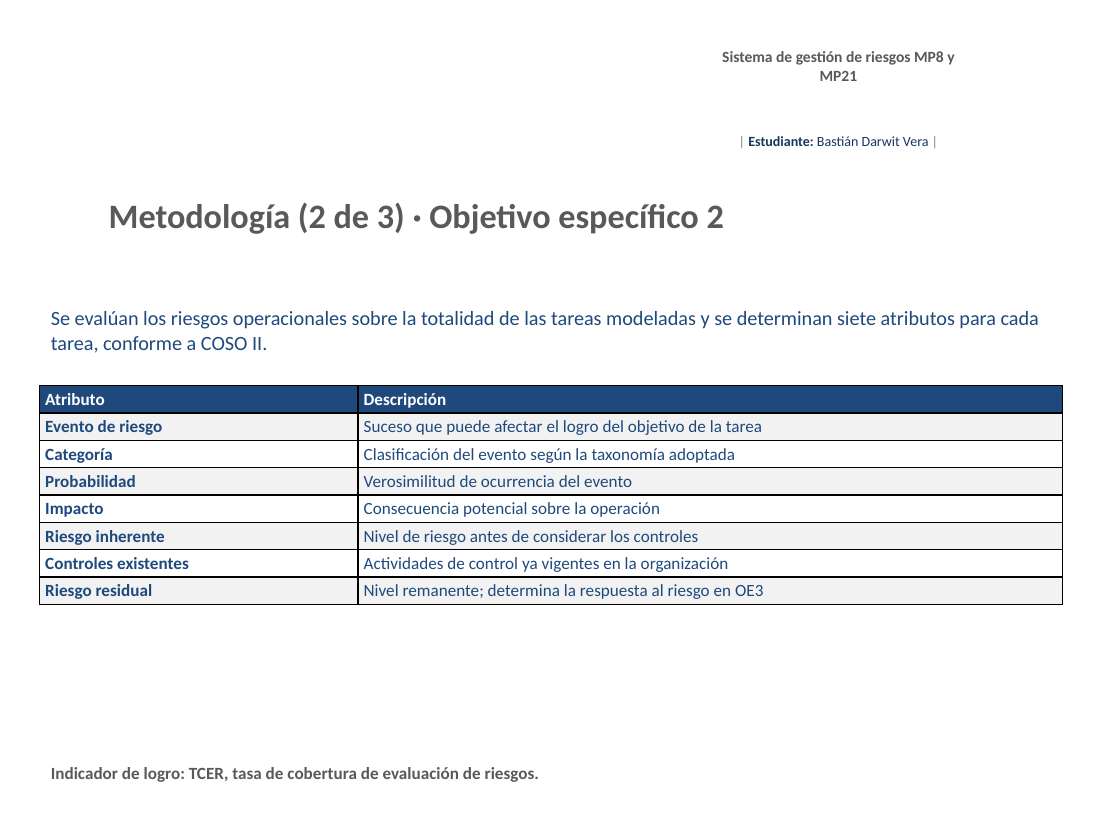
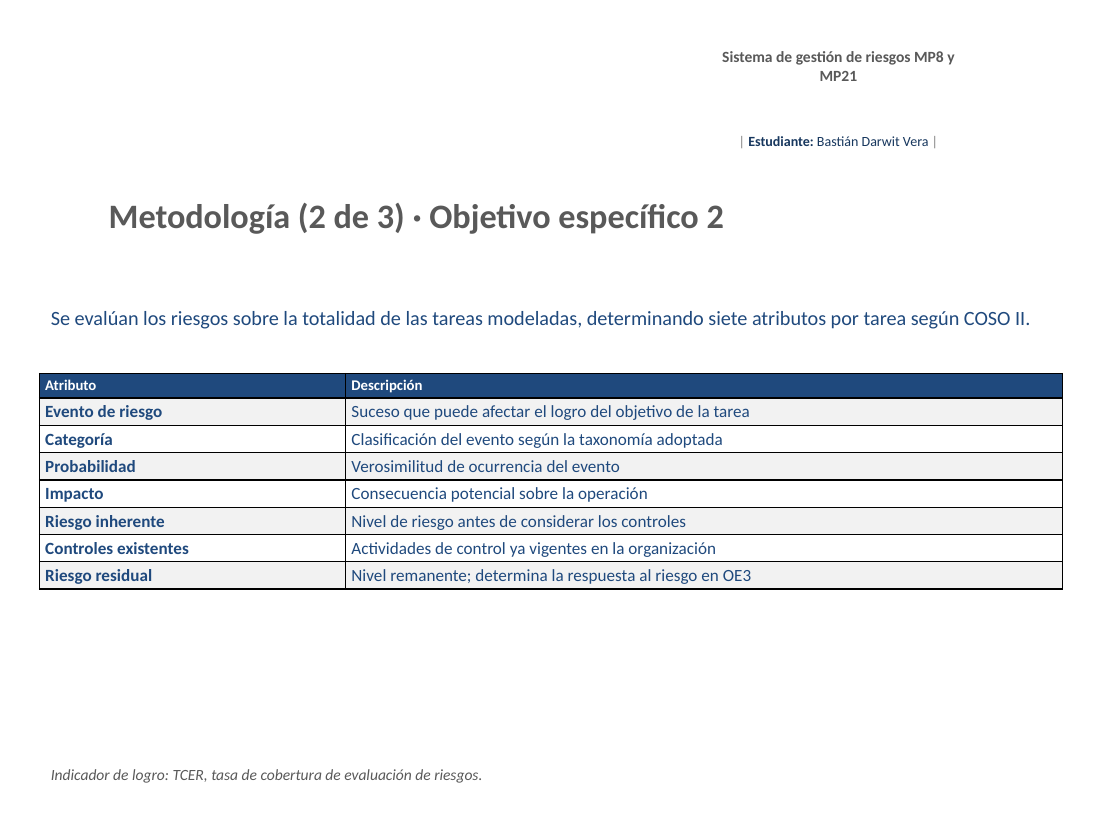
Before and after one commit to BastianDarwit/AFE, a slide deck: slide 5 of Avance_1_TFG_Bastian_Darwit_v1.pptx. Drawn at 1120x840 pixels with LibreOffice and Linux fonts; fonts in the diff are those of the drawing; background and template pictures are left out. Boxes give left, top, right and bottom in pixels: in the first picture for what was removed or moved away, otherwise in the second. Text is boxed around its words. In the diff, an @@ line names an element or a change of style, - is before the commit and + after.

```diff
--- a/Avance_1_TFG_Bastian_Darwit_v1.pptx
+++ b/Avance_1_TFG_Bastian_Darwit_v1.pptx
@@ text at (51,311,1030,329): text changed @@
-Se evalúan los riesgos operacionales sobre la totalidad de las tareas modeladas y se determinan siete atributos para cada tarea, conforme a COSO II.
+Se evalúan los riesgos sobre la totalidad de las tareas modeladas, determinando siete atributos por tarea según COSO II.
@@ table at (39,374,1062,741) @@
@@ size 11 to 9.5 pt in "Atributo", "Descripción" @@
@@ table: place and size @@
-table at (39,385,1062,740)
+table at (39,374,1062,741)
@@ text "Indicador de logro: TCER, tasa ..." at (51,769,482,783): size 11 to 10 pt, bold off, italic on @@
```
Also in this commit, not shown: 7 other slides changed, 6 slides added.
